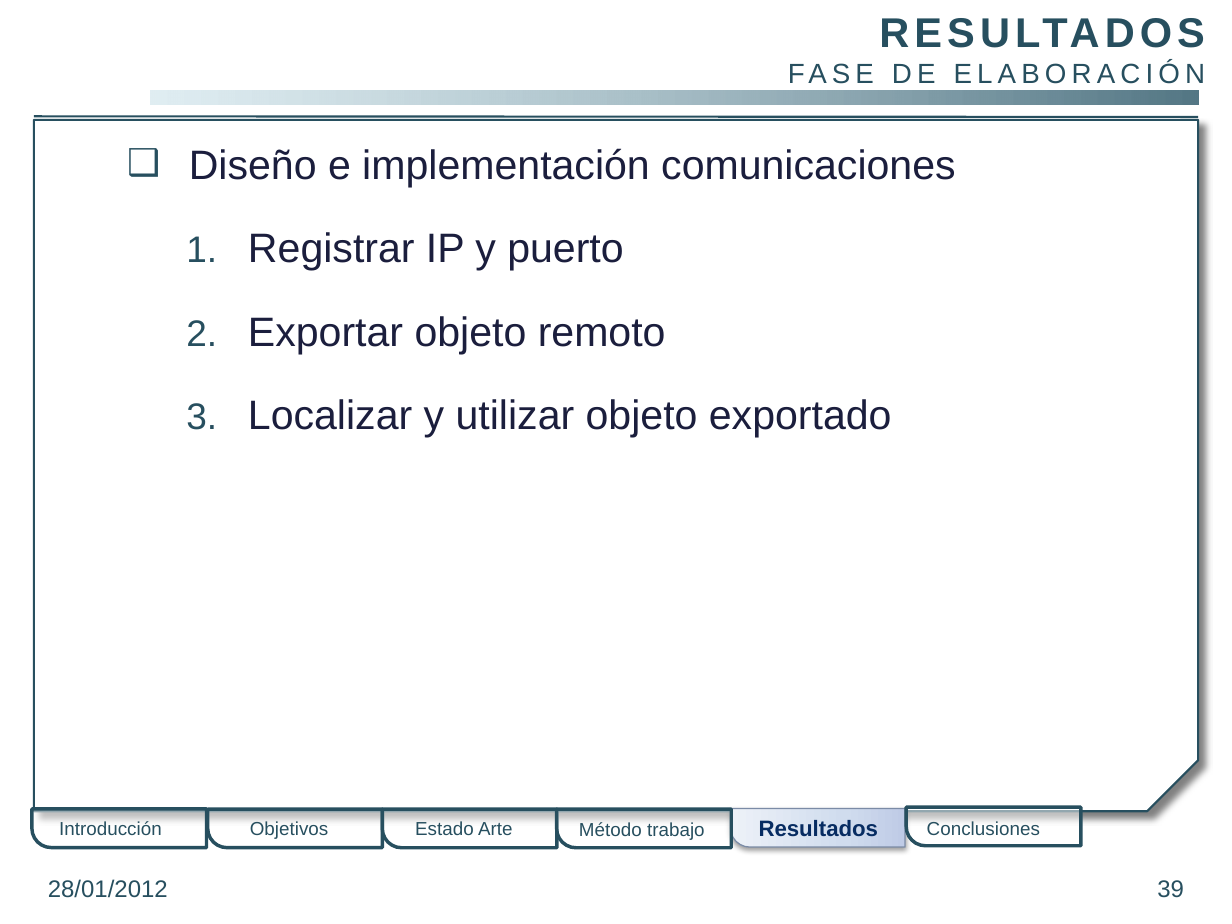
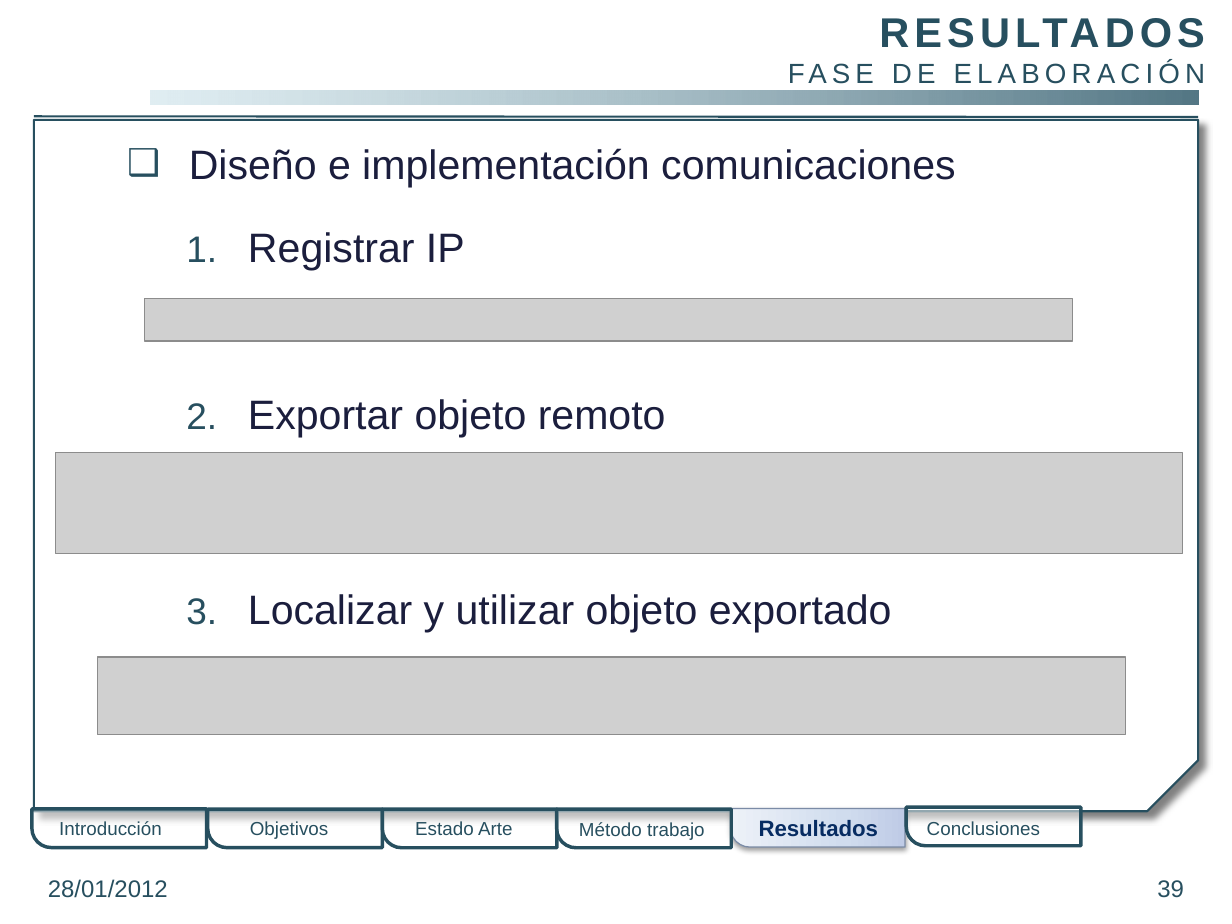
Before and after one commit to gangadhar001/repo-pfc, a slide deck: slide 39 of PFC/Presentacion/PresentacionPFC.pptx. Drawn at 1232x924 pixels with LibreOffice and Linux fonts; fonts in the diff are those of the drawing; grey boxes stand for pictures; background and template pictures are left out. Boxes give left, top, right and bottom in pixels: in the first picture for what was removed or moved away, otherwise in the second. Text is boxed around its words. In the diff, an @@ line names an element or a change of style, - is before the commit and + after.

```diff
--- a/PFC/Presentacion/PresentacionPFC.pptx
+++ b/PFC/Presentacion/PresentacionPFC.pptx
@@ text at box(248, 232, 465, 271): text changed @@
-1. Registrar IP y puerto
+1. Registrar IP
@@ picture added at box(144, 299, 1072, 341) @@
@@ picture added at box(55, 452, 1183, 553) @@
@@ text at box(248, 594, 892, 632): more space between paragraphs @@
@@ picture added at box(97, 657, 1126, 734) @@
```
Also in this commit, not shown: 3 other slides changed.
